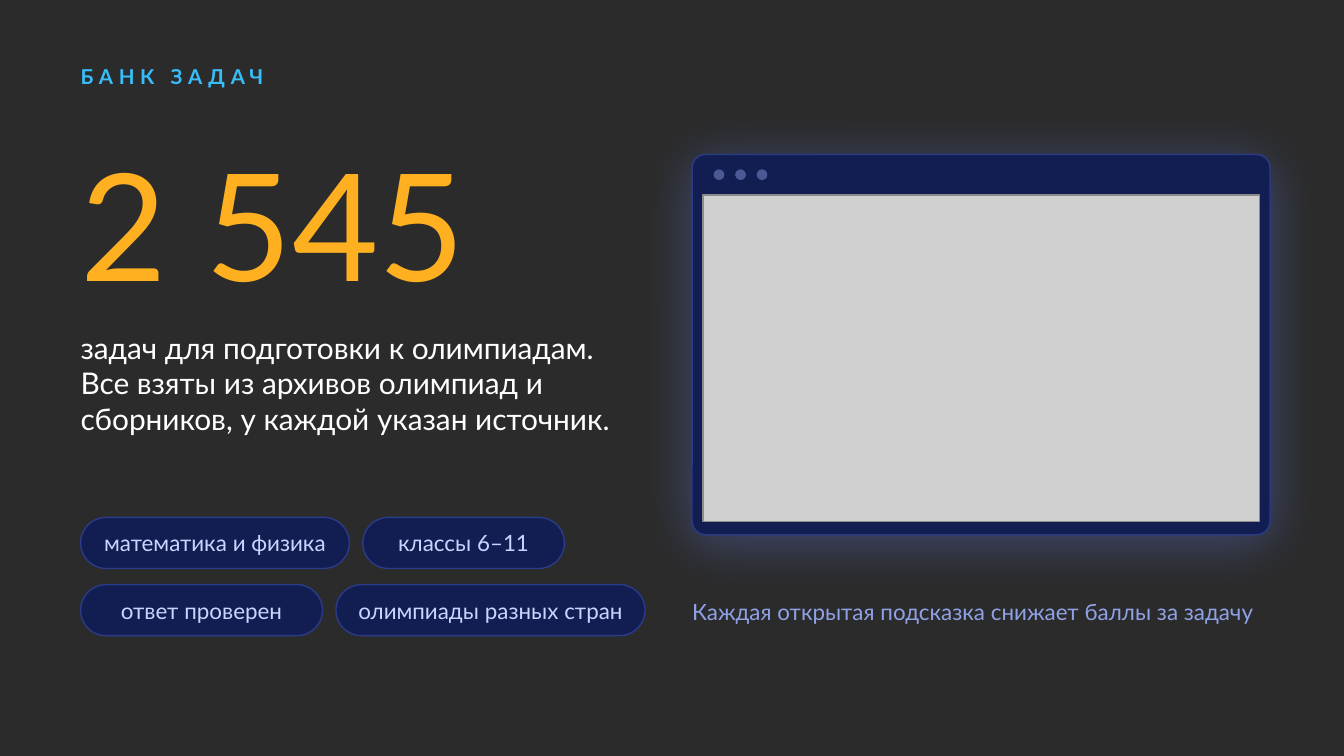
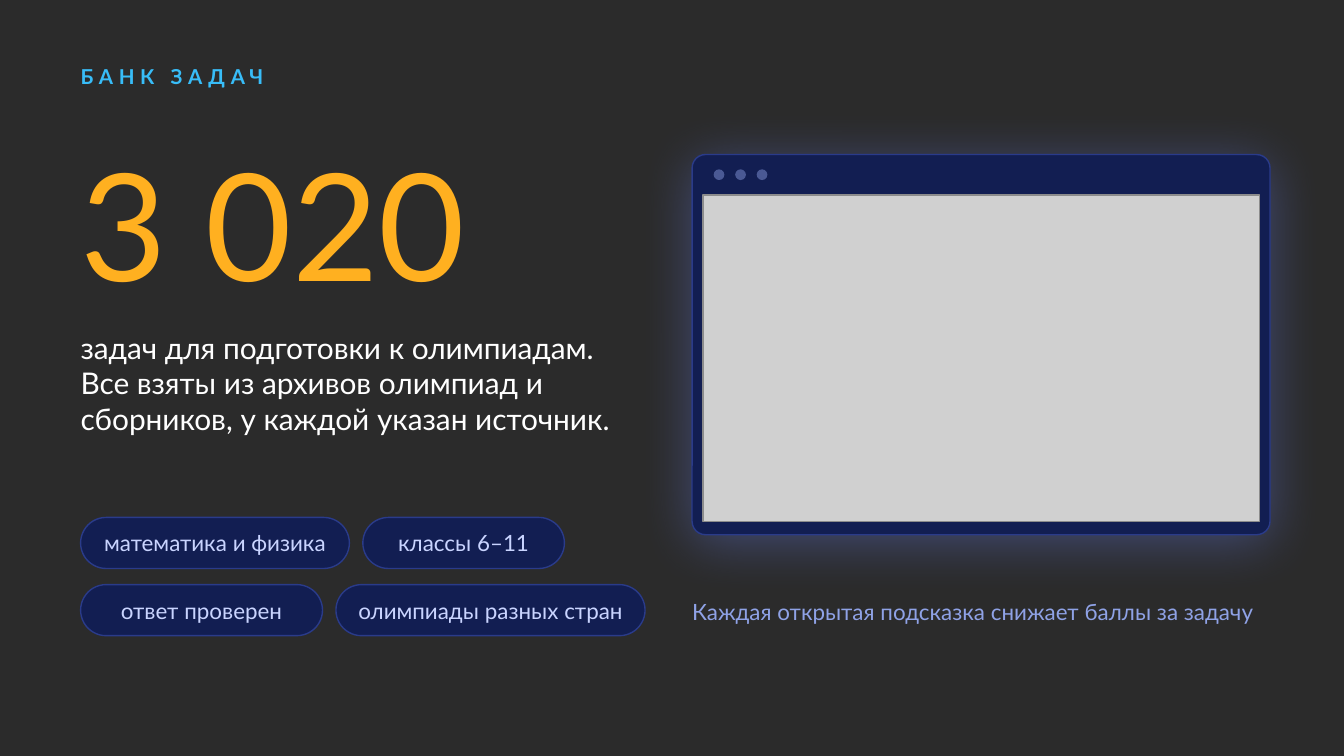
Before and after one commit to nagayevarsen/olymp-trainer, a slide deck: slide 3 of docs/handoff/olymp-trainer.pptx. Drawn at 1344x756 pixels with LibreOffice and Linux fonts; fonts in the diff are those of the drawing; grey boxes stand for pictures; background and template pictures are left out; a plain dark background stands for a picture behind light text. Boxes give left, top, right and bottom in pixels: in the first picture for what was removed or moved away, otherwise in the second. Text is boxed around its words. In the diff, an @@ line names an element or a change of style, - is before the commit and + after.

```diff
--- a/docs/handoff/olymp-trainer.pptx
+++ b/docs/handoff/olymp-trainer.pptx
@@ text at [81, 173, 465, 282]: text changed @@
-2 545
+3 020
```
Also in this commit, not shown: 2 other slides changed.
